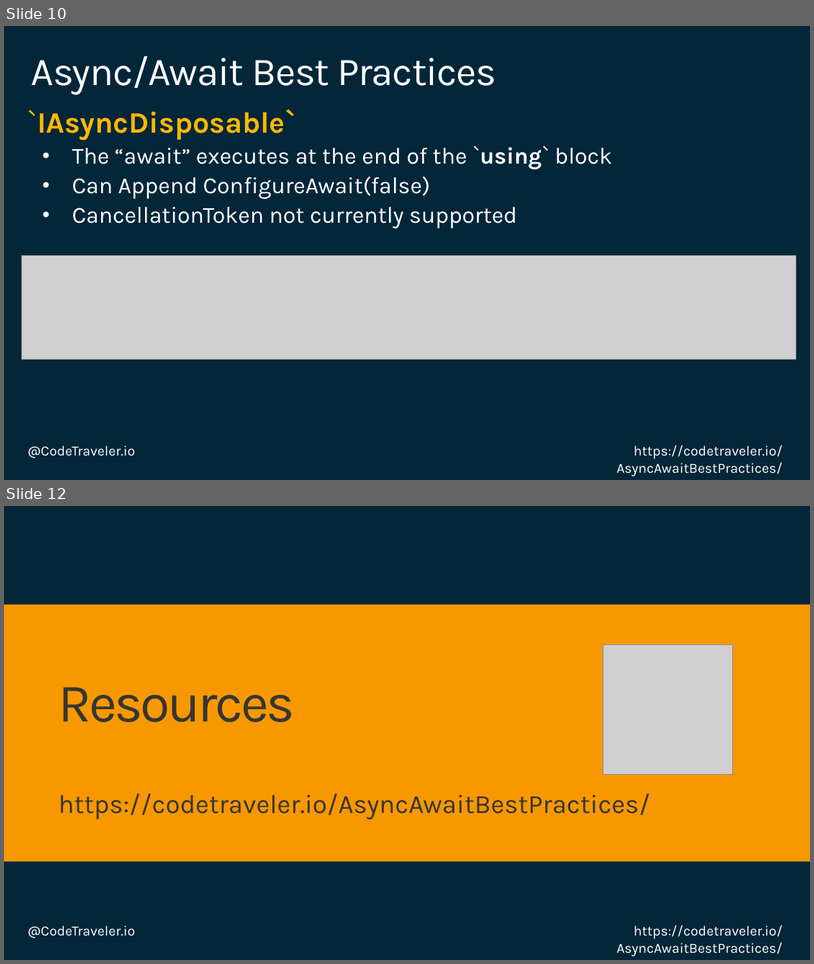
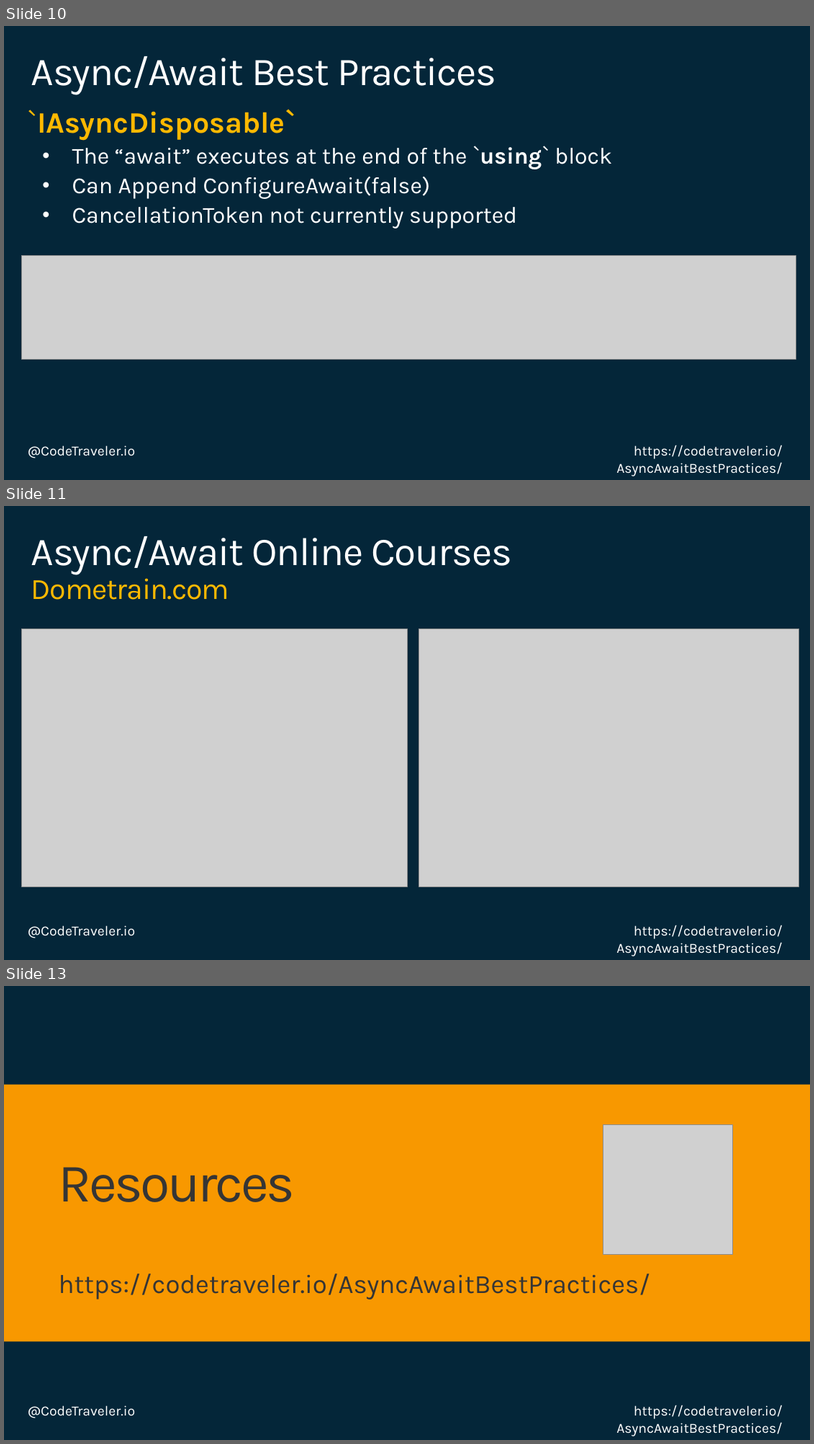
Before and after one commit to TheCodeTraveler/BecomeAnExpertWithAsyncAwait, a slide deck: 2. Correcting Common Async Await Mistakes/AsyncAwaitBestPractices.pptx. Shown one above the other, each under a label of ours: slides 10 and 12 before the commit, slides 10, 11 and 13 after it; the slides between them are not shown. The pictures are 814x964 and 814x1444 pixels, drawn with LibreOffice and Linux fonts; fonts in the diff are those of the drawing; grey boxes stand for pictures; background and template pictures are left out. Boxes give left, top, right and bottom in pixels: in the first picture for what was removed or moved away, otherwise in the second. Text is boxed around its words. In the diff, an @@ line names an element or a change of style, - is before the commit and + after.

```diff
--- a/2. Correcting Common Async Await Mistakes/AsyncAwaitBestPractices.pptx
+++ b/2. Correcting Common Async Await Mistakes/AsyncAwaitBestPractices.pptx
@@ slide 11 added at (x1=4, y1=506, x2=810, y2=960), background #042639; not listed: 2 template elements that a slide beside it also shows @@
@@ title added at (x1=31, y1=536, x2=512, y2=600), 48 pt, text #FFFFFF @@
+Async/Await Online Courses
+Dometrain.com
@@ picture added at (x1=22, y1=628, x2=407, y2=887) @@
@@ picture added at (x1=419, y1=628, x2=799, y2=887) @@
@@ what was slide 12 is now slide 13 @@
```
Also in this commit, not shown: 1 other slide added, 1 slide removed.
